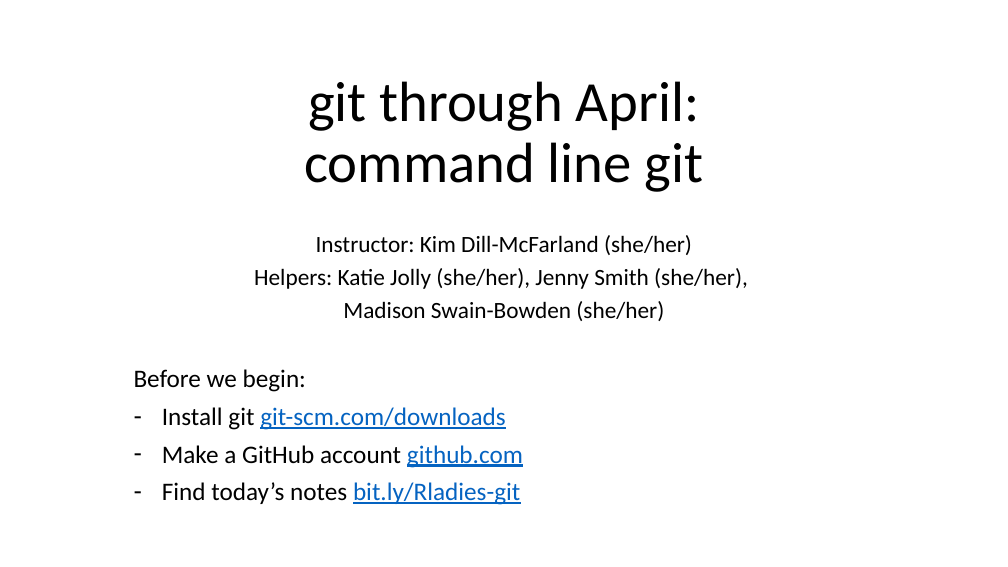
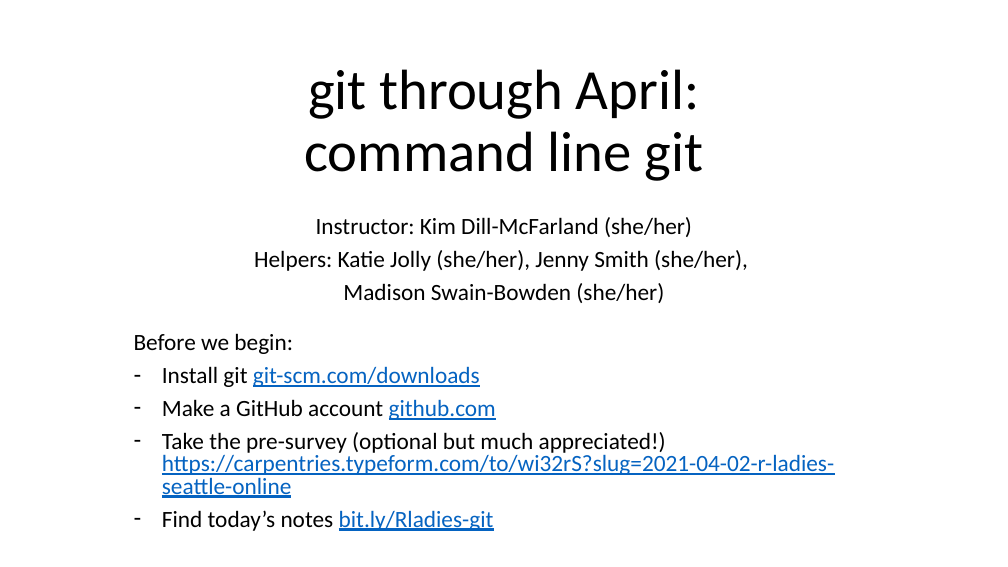
Before and after one commit to kdillmcfarland/2021-04-02-r-ladies-seattle-online, a slide deck: slide 1 of _episodes/R-ladies/2021-04_setup.pptx. Drawn at 1008x567 pixels with LibreOffice and Linux fonts; fonts in the diff are those of the drawing. Boxes give left, top, right and bottom in pixels: in the first picture for what was removed or moved away, otherwise in the second. Text is boxed around its words. In the diff, an @@ line names an element or a change of style, - is before the commit and + after.

```diff
--- a/_episodes/R-ladies/2021-04_setup.pptx
+++ b/_episodes/R-ladies/2021-04_setup.pptx
@@ title "git through April: command line ...": place and size @@
-title "git through April: command line ..." at box(304, 81, 704, 192)
+title "git through April: command line ..." at box(304, 69, 704, 181)
@@ subtitle "Instructor: Kim Dill-McFarland (she/her)": place and size @@
-subtitle "Instructor: Kim Dill-McFarland (she/her)" at box(254, 235, 748, 321)
+subtitle "Instructor: Kim Dill-McFarland (she/her)" at box(254, 217, 748, 303)
@@ text "Before we begin:": place and size @@
-text "Before we begin:" at box(134, 369, 523, 505)
+text "Before we begin:" at box(134, 333, 834, 531)
@@ text at box(134, 333, 496, 531): size 24 to 22.2 pt in "Before we begin:", "Install git git-scm.com/downloads", "Make a GitHub account github.com", "Find today’s notes bit.ly/Rladies-git"; line spacing 0.9 to 0.8 @@
@@ text at box(162, 432, 834, 498): paragraph added @@
+– Take the pre-survey (optional but much appreciated!) https://carpentries.typeform.com/to/wi32rS?slug=2021-04-02-r-ladies-seattle-online
```
Also in this commit, not shown: 1 other slide changed, 1 other file.
